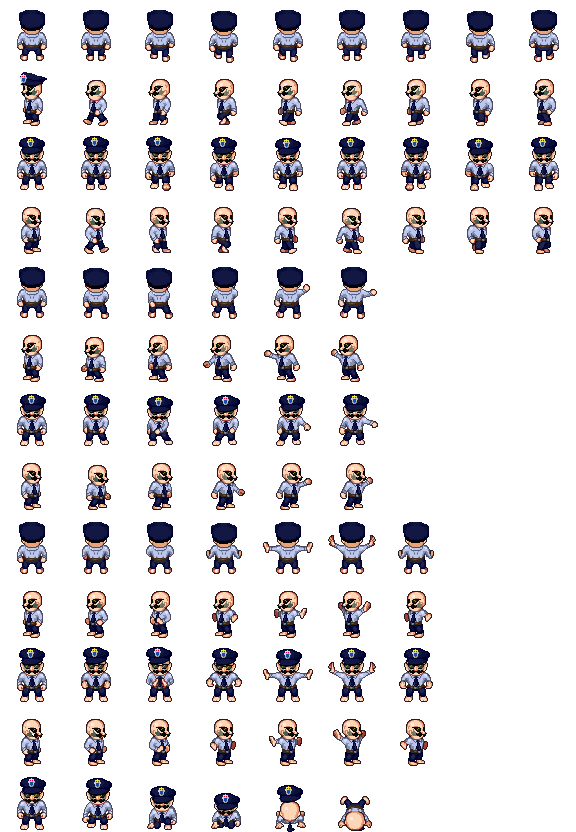
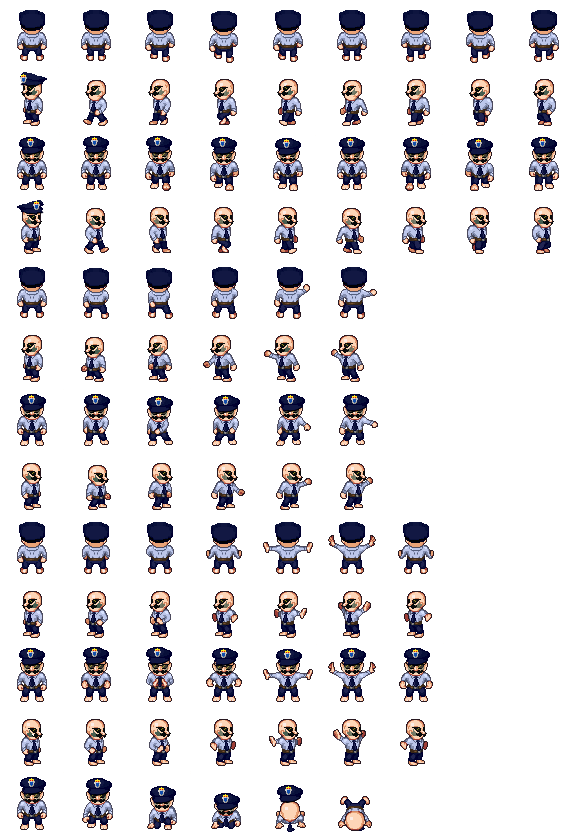
Layered file, before and after one edit (576px x 832px). Changes by layer:
painted on "Emblem #1" over [33, 198, 43, 210]
painted on "PoliceCap #3" over [17, 200, 44, 215]
